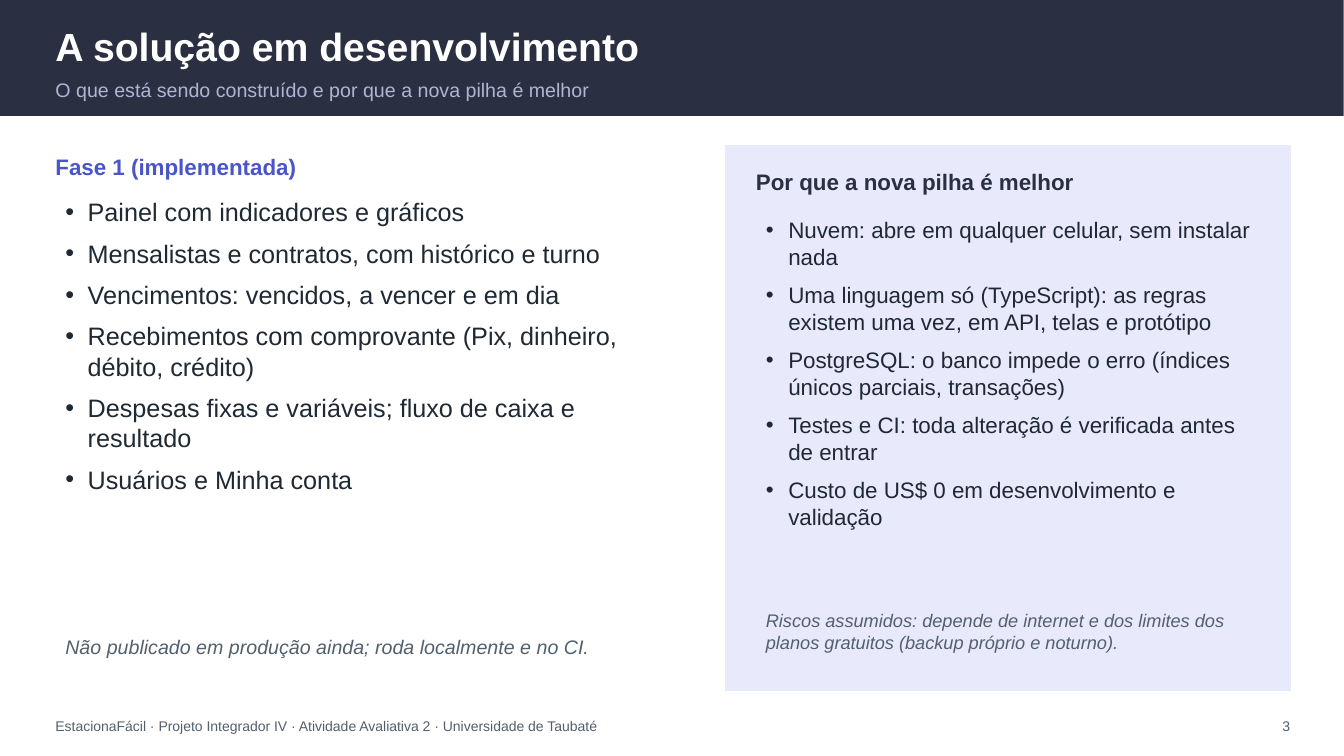
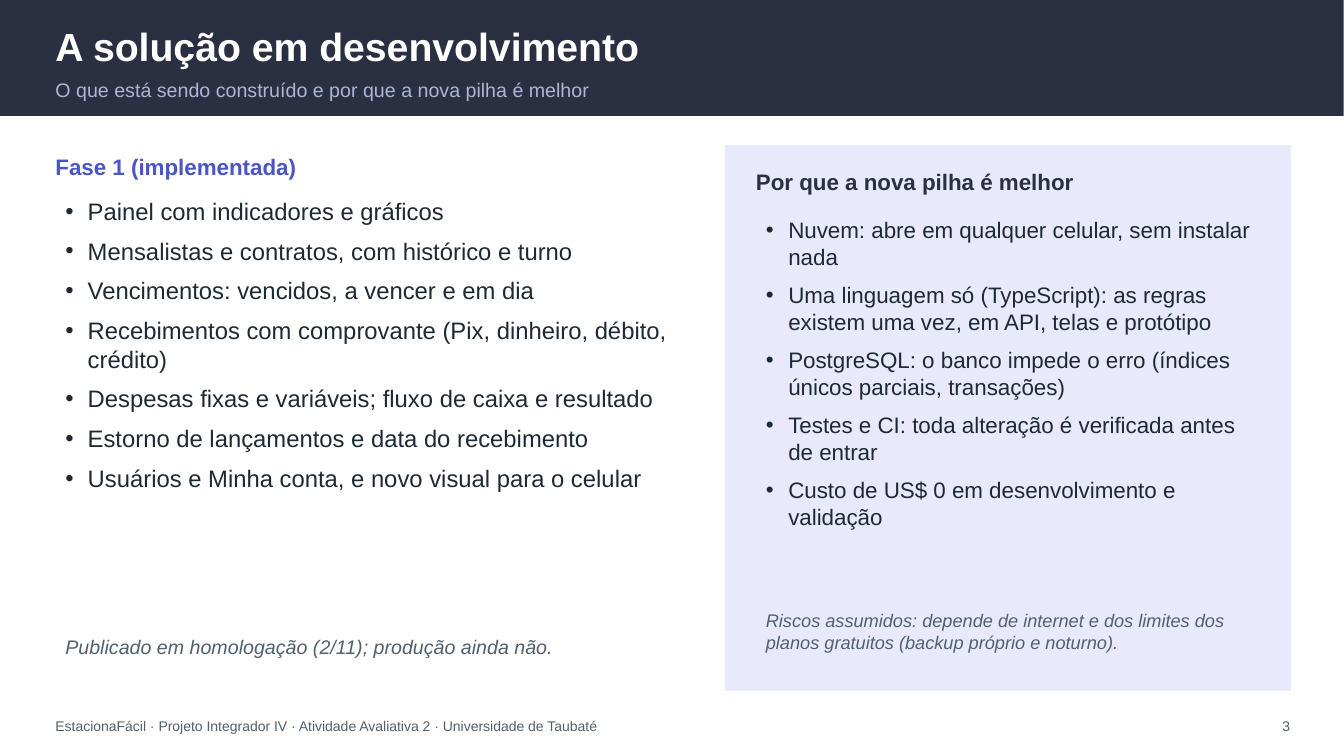
Before and after one commit to lotufo22/estaciona-facil, a slide deck: slide 3 of docs/atividade-2/EstacionaFacil-Apresentacao-Atividade-2.pptx. Drawn at 1344x756 pixels with LibreOffice and Linux fonts; fonts in the diff are those of the drawing. Boxes give left, top, right and bottom in pixels: in the first picture for what was removed or moved away, otherwise in the second. Text is boxed around its words. In the diff, an @@ line names an element or a change of style, - is before the commit and + after.

Commit message:
docs: relatório e slides da Atividade 2 atualizados (estorno, data, redesign e homologação) e capturas do manual com o novo visual

```diff
--- a/docs/atividade-2/EstacionaFacil-Apresentacao-Atividade-2.pptx
+++ b/docs/atividade-2/EstacionaFacil-Apresentacao-Atividade-2.pptx
@@ text at [88, 202, 667, 412]: size 18 to 17 pt in "Painel com indicadores e gráficos", "Mensalistas e contratos, com histórico e turno", "Vencimentos: vencidos, a vencer e em dia", "Recebimentos com comprovante (Pix, dinheiro, débito, crédito ..." and 1 more places @@
@@ text at [88, 429, 641, 492]: text changed; size 18 to 17 pt @@
-• Usuários e Minha conta
+• Estorno de lançamentos e data do recebimento
+• Usuários e Minha conta, e novo visual para o celular
@@ text at [65, 640, 552, 658]: text changed @@
-Não publicado em produção ainda; roda localmente e no CI.
+Publicado em homologação (2/11); produção ainda não.
```
Also in this commit, not shown: 5 other slides changed, 17 other files.
